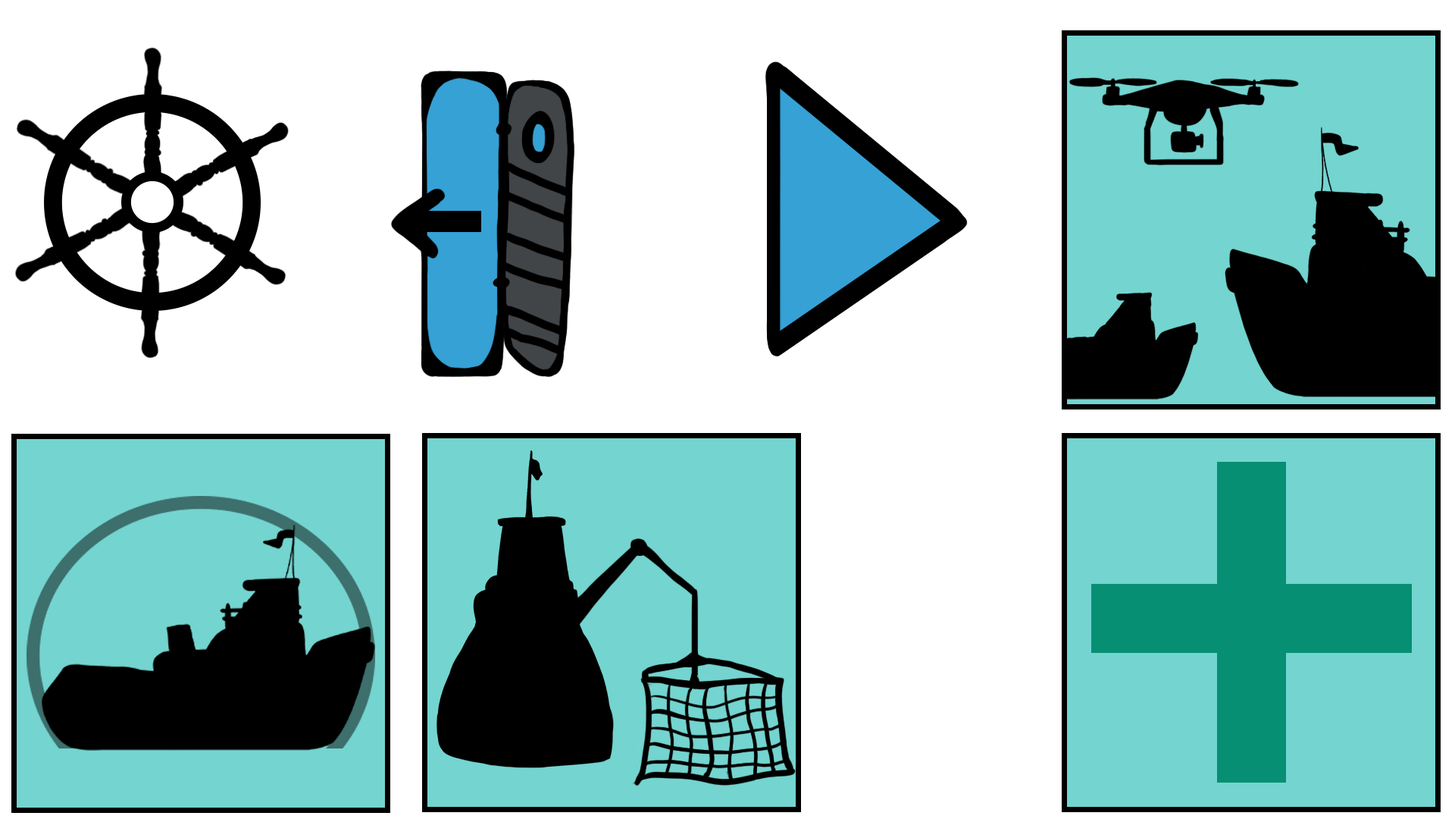
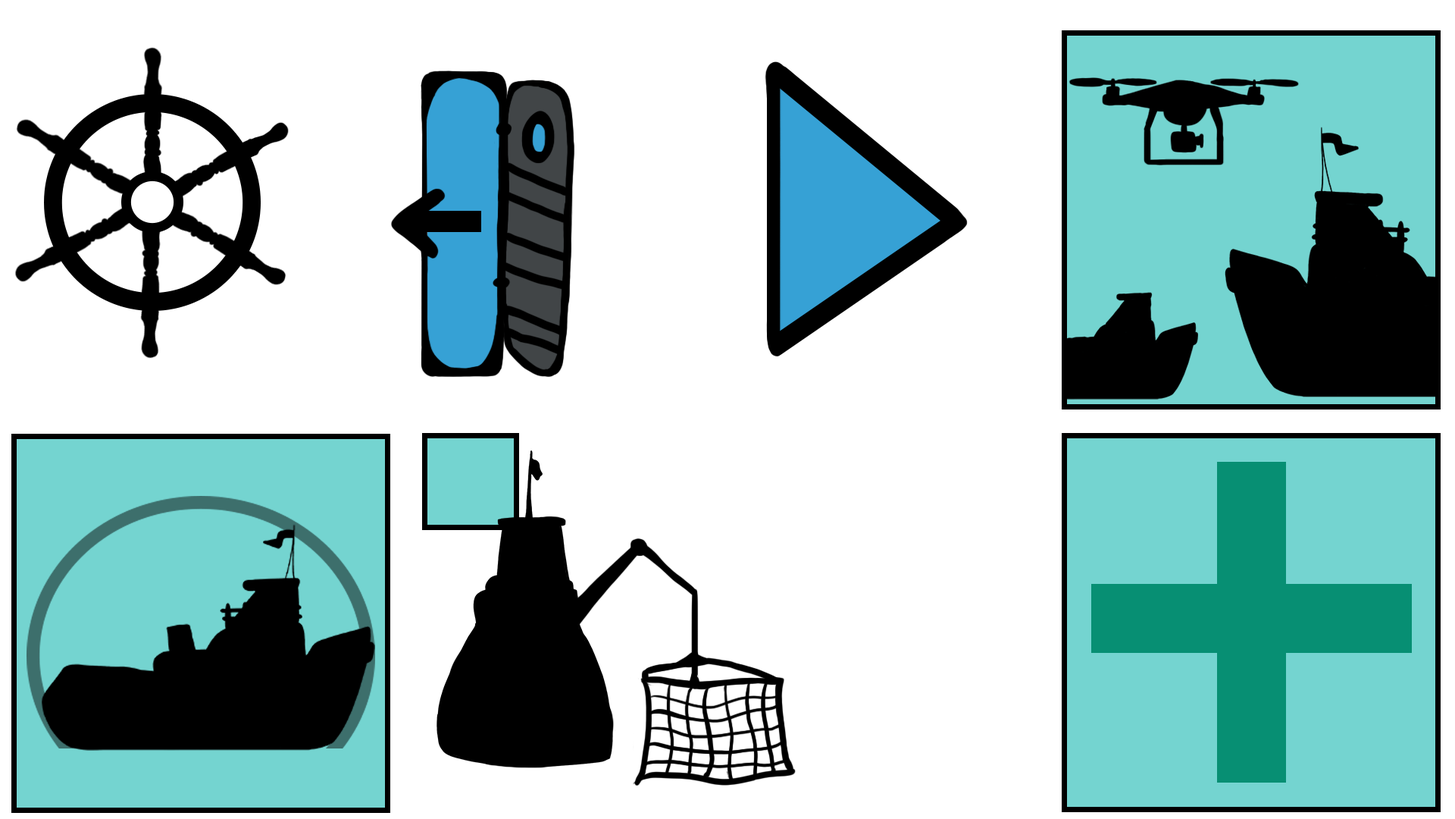
Layers edited between the first and the second w=1455, h=819 image:
painted on "Tugboat 1 back view clear" over [left=615, top=597, right=686, bottom=657]
painted on "Rectangle 1" (2nd of 4, in "powerup net") over [left=422, top=432, right=802, bottom=812]
